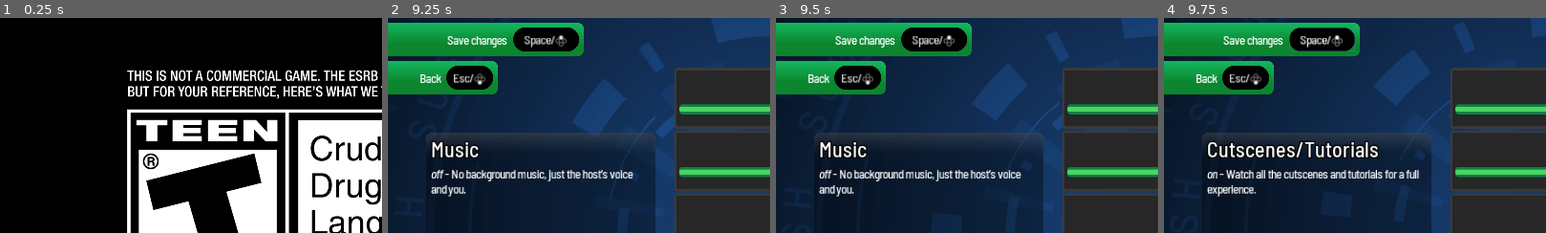
Above: before the commit, frames 1-4 (left to right).
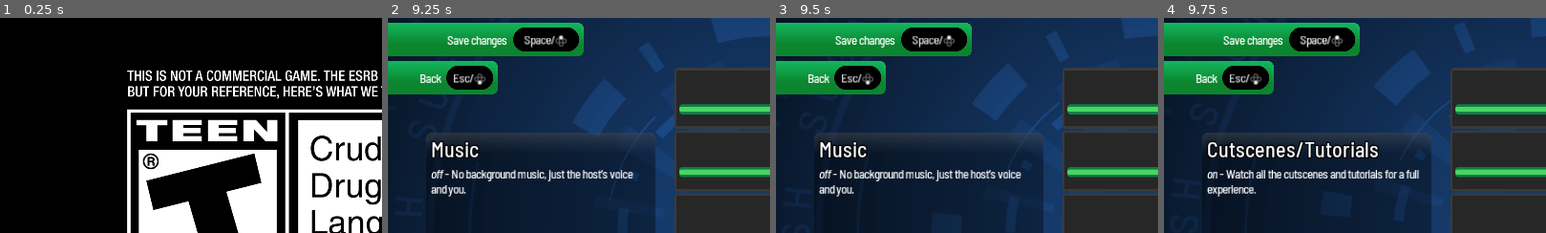
Above: after the commit, the same moments.

Repository: JapanYoshi/salty
Game: Godot game, scene res://SplashScreen.tscn
Two runs of this game, one before a commit and one after it. Both use one fixed random seed, a clock stepped at 60 frames per second and the inputs below. Sound files missing from this copy of the repository are replaced by a short silence.
Inputs (mouse positions are % of the whole screen's width and height, from its top left):
- Up to frame 1 (0.25 s): no input
- Up to frame 2 (9.25 s): tap Enter (ui_accept) at 0.5, 0.77, 2.27, 3.77, 4.52, 5.27, 6.77, 7.52, 8.27 s; move the mouse to (72, 45) at 0.52 s; hold Right (ui_right) 0.53-1.25 s; hold U (signup2) 0.53-1.25 s; click (72, 45) at 0.67 s; click "Settings" at 1.25 s; move the mouse to (30, 55) at 2.02 s; hold Down (ui_down) 2.03-2.78 s; tap O (signup2b) at 2.1 s; move the mouse to (60, 28) at 2.77 s; hold Right (ui_right) 2.78-3.53 s; tap G at 2.85 s; move the mouse to (45, 70) at 3.52 s; hold Q (signup0) 3.53-4.28 s; tap V at 3.6 s; click (45, 70) at 3.67 s; move the mouse to (80, 65) at 4.27 s; hold Left (ui_left) 4.28-5.78 s; tap B at 4.35 s; move the mouse to (20, 35) at 5.02 s; tap N at 5.1 s; move the mouse to (55, 50) at 5.77 s; hold Down (ui_down) 5.78-6.53 s; tap I at 5.85 s; click (55, 50) at 5.92 s; move the mouse to (35, 25) at 6.52 s; hold Right (ui_right) 6.53-7.28 s; tap J at 6.6 s; move the mouse to (72, 45) at 7.27 s; hold Q (signup0) 7.28-8.03 s; tap K at 7.35 s; move the mouse to (30, 55) at 8.02 s; hold Right (ui_right) 8.03-8.78 s; tap L at 8.1 s; click (30, 55) at 8.17 s; move the mouse to (60, 28) at 8.77 s; hold Down (ui_down) from 8.78 s (still down); tap Keypad Enter at 8.85 s
- Up to frame 3 (9.5 s): keep holding Down (ui_down)
- Up to frame 4 (9.75 s): move the mouse to (45, 70) at 9.52 s; release Down (ui_down) at 9.53 s; hold Left (ui_left) from 9.53 s (still down); tap U (signup2) at 9.6 s
The pictures show only the part of the screen within x 0-50%, y 0-50%; the shares and areas given below are measured in that part.

Frames 1-3 are identical in both runs. In frame 4, 0.2% of the frame differs, in the area x 32-50%, y 4-16%.

Commit message:
Make "Back" button not turn square when hovered

Diff:
--- a/BackButton.tscn
+++ b/BackButton.tscn
@@ -1,9 +1,10 @@
-[gd_scene load_steps=5 format=2]
+[gd_scene load_steps=6 format=2]
 
 [ext_resource path="res://green.stylebox" type="StyleBox" id=1]
 [ext_resource path="res://fonts/small_normal.tres" type="DynamicFont" id=2]
 [ext_resource path="res://BackButton.gd" type="Script" id=3]
 [ext_resource path="res://ButtonPrompt.stylebox" type="StyleBox" id=4]
+[ext_resource path="res://ButtonPromptHover.stylebox" type="StyleBox" id=5]
 
 [node name="BackButton" type="Panel"]
 margin_left = -32.0
@@ -34,6 +35,10 @@
 margin_right = 208.0
 margin_bottom = 48.0
 custom_fonts/font = ExtResource( 2 )
+custom_styles/hover = ExtResource( 5 )
+custom_styles/pressed = ExtResource( 4 )
+custom_styles/focus = ExtResource( 4 )
+custom_styles/disabled = ExtResource( 4 )
 custom_styles/normal = ExtResource( 4 )
 text = "Esc/↓"
 __meta__ = {
--- a/Settings.tscn
+++ b/Settings.tscn
@@ -25,6 +25,7 @@
 [ext_resource path="res://BackButton.gd" type="Script" id=23]
 [ext_resource path="res://fonts/small_bold.tres" type="DynamicFont" id=24]
 [ext_resource path="res://RingsContainer.gd" type="Script" id=25]
+[ext_resource path="res://ButtonPromptHover.stylebox" type="StyleBox" id=26]
 
 [sub_resource type="ShaderMaterial" id=1]
 shader = ExtResource( 3 )
@@ -659,6 +660,10 @@
 margin_right = 336.0
 margin_bottom = 48.0
 custom_fonts/font = ExtResource( 18 )
+custom_styles/hover = ExtResource( 26 )
+custom_styles/pressed = ExtResource( 16 )
+custom_styles/focus = ExtResource( 16 )
+custom_styles/disabled = ExtResource( 16 )
 custom_styles/normal = ExtResource( 16 )
 text = "Space/↑"
 __meta__ = {
Binary file added: ButtonPromptHover.stylebox
Not shown: 1 places in Settings.tscn that only renumber resources
